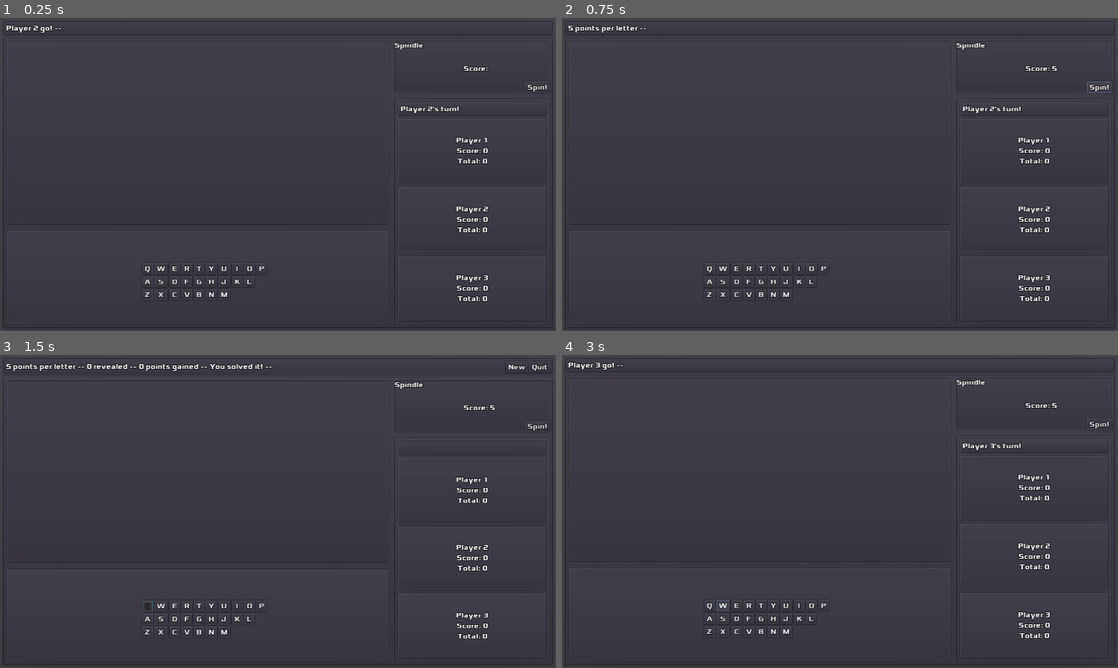
Above: before the commit, frames 1-4 (two rows, left to right).
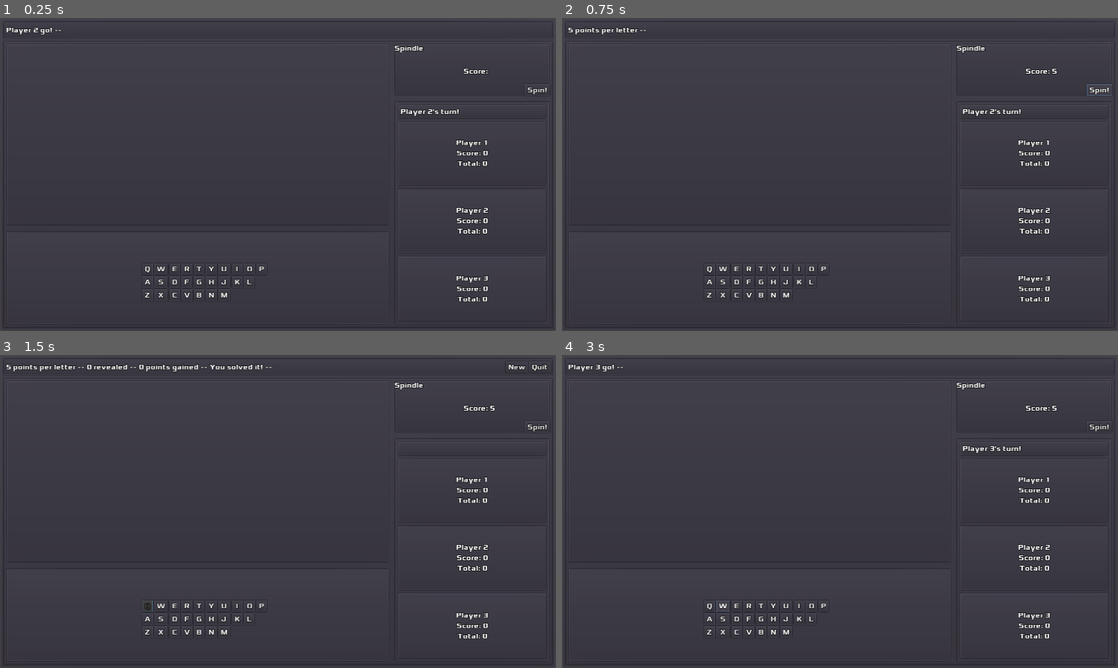
Above: after the commit, the same moments.

Repository: zacryol/spindle-of-serendipity
Game: Godot game, scene res://game/GamePanel.tscn
Two runs of this game, one before a commit and one after it. Both use one fixed random seed, a clock stepped at 60 frames per second and the inputs below. This scene is started directly instead of the project's main scene.
Inputs:
- Up to frame 1 (0.25 s): no input
- Up to frame 2 (0.75 s): click "Spin!" at 0.5 s
- Up to frame 3 (1.5 s): click "Q" at 1.25 s
- Up to frame 4 (3 s): click "New" at 2 s; click "W" at 2.75 s

The runs differ from the first frame. In frame 1, 1.7% of the frame differs, in the area x 1-99%, y 2-91%; in frame 2, 1.8%; in frame 3, 0.9%; in frame 4, 1.7%.
Error in both runs: Division By Zero in operator '%'. (res://system/singletons/EntryManager.gd:71)

Commit message:
Top box retains size

Diff:
--- a/godot/game/GamePanel.tscn
+++ b/godot/game/GamePanel.tscn
@@ -31,25 +31,27 @@
 
 [node name="Top" type="PanelContainer" parent="GP/VB"]
 margin_right = 1266.0
-margin_bottom = 35.0
+margin_bottom = 41.0
+size_flags_vertical = 3
 
 [node name="HB" type="HBoxContainer" parent="GP/VB/Top"]
 margin_left = 7.0
 margin_top = 7.0
 margin_right = 1259.0
-margin_bottom = 28.0
+margin_bottom = 34.0
 
 [node name="Label" type="Label" parent="GP/VB/Top/HB"]
+margin_top = 3.0
 margin_right = 1252.0
-margin_bottom = 21.0
+margin_bottom = 24.0
 size_flags_horizontal = 3
 text = "Game Status Bar"
 
 [node name="NewG" type="Button" parent="GP/VB/Top/HB"]
 visible = false
-margin_left = 956.0
-margin_right = 996.0
-margin_bottom = 20.0
+margin_left = 1199.0
+margin_right = 1252.0
+margin_bottom = 27.0
 text = "New"
 
 [node name="Quit" type="Button" parent="GP/VB/Top/HB"]
@@ -60,21 +62,22 @@
 text = "Quit"
 
 [node name="Game" type="PanelContainer" parent="GP/VB"]
-margin_top = 39.0
+margin_top = 45.0
 margin_right = 1266.0
 margin_bottom = 706.0
 size_flags_vertical = 3
+size_flags_stretch_ratio = 16.0
 
 [node name="HSplit" type="HBoxContainer" parent="GP/VB/Game"]
 margin_left = 7.0
 margin_top = 7.0
 margin_right = 1259.0
-margin_bottom = 660.0
+margin_bottom = 654.0
 custom_constants/separation = 12
 
 [node name="EDKB" type="VBoxContainer" parent="GP/VB/Game/HSplit"]
 margin_right = 882.0
-margin_bottom = 653.0
+margin_bottom = 647.0
 size_flags_horizontal = 3
 size_flags_stretch_ratio = 2.47
 custom_constants/separation = 12
@@ -83,23 +86,23 @@
 anchor_right = 0.0
 anchor_bottom = 0.0
 margin_right = 882.0
-margin_bottom = 423.0
+margin_bottom = 419.0
 size_flags_vertical = 3
 size_flags_stretch_ratio = 1.93
 
 [node name="Keyboard" parent="GP/VB/Game/HSplit/EDKB" instance=ExtResource( 2 )]
 anchor_right = 0.0
 anchor_bottom = 0.0
-margin_top = 435.0
+margin_top = 431.0
 margin_right = 882.0
-margin_bottom = 653.0
+margin_bottom = 647.0
 size_flags_vertical = 3
 size_flags_stretch_ratio = 0.99
 
 [node name="SP" type="VBoxContainer" parent="GP/VB/Game/HSplit"]
 margin_left = 894.0
 margin_right = 1252.0
-margin_bottom = 653.0
+margin_bottom = 647.0
 size_flags_horizontal = 3
 custom_constants/separation = 12
 
@@ -107,15 +110,15 @@
 anchor_right = 0.0
 anchor_bottom = 0.0
 margin_right = 358.0
-margin_bottom = 121.0
+margin_bottom = 120.0
 size_flags_vertical = 3
 
 [node name="PlayersPanel" parent="GP/VB/Game/HSplit/SP" instance=ExtResource( 1 )]
 anchor_right = 0.0
 anchor_bottom = 0.0
-margin_top = 133.0
+margin_top = 132.0
 margin_right = 358.0
-margin_bottom = 653.0
+margin_bottom = 647.0
 size_flags_vertical = 3
 size_flags_stretch_ratio = 4.28
 [connection signal="pressed" from="GP/VB/Top/HB/NewG" to="." method="_on_NewG_pressed"]
